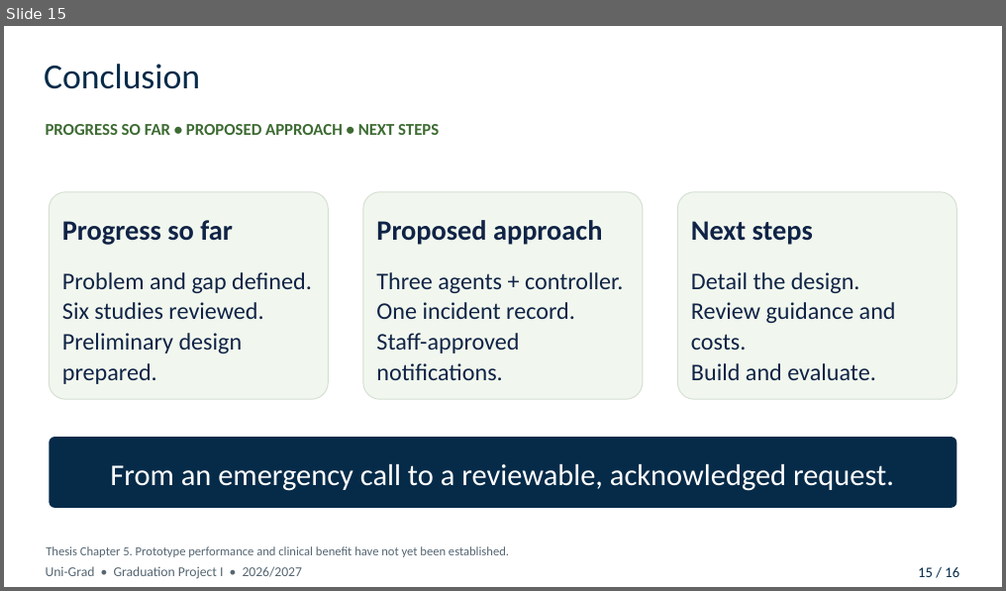
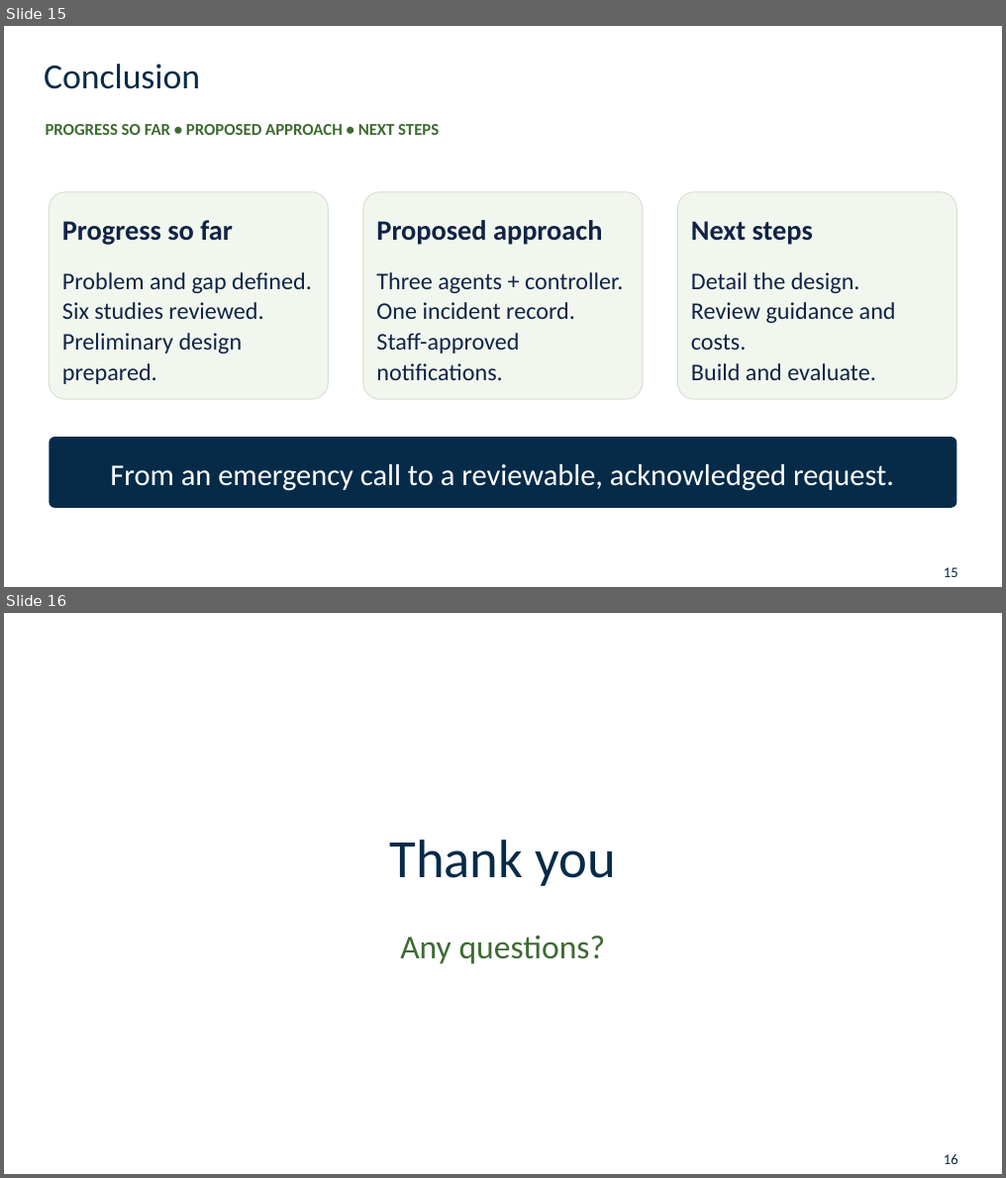
Before and after one commit to 3bdoo04/Uni-Grad, a slide deck: Review/Presentation/Uni-Grad - Midterm Presentation.pptx. Shown one above the other, each under a label of ours: slide 15 before the commit, slides 15 and 16 after it. The pictures are 1006x591 and 1006x1178 pixels, drawn with LibreOffice and Linux fonts; fonts in the diff are those of the drawing; background and template pictures are left out. Boxes give left, top, right and bottom in pixels: in the first picture for what was removed or moved away, otherwise in the second. Text is boxed around its words. In the diff, an @@ line names an element or a change of style, - is before the commit and + after.

```diff
--- a/Review/Presentation/Uni-Grad - Midterm Presentation.pptx
+++ b/Review/Presentation/Uni-Grad - Midterm Presentation.pptx
@@ slide 16 added at (4,613,1002,1174), background #FFFFFF @@
@@ rectangle added at (453,731,1002,766), fill #FFFFFF @@
@@ text added at (390,840,616,886), 52 pt, text #062B49 @@
+Thank you
@@ text added at (400,936,606,964), 32 pt, text #3D6B32 @@
+Any questions?
@@ text added at (944,1155,958,1164), 14 pt, text #062B49 @@
+16
@@ slide 15 changed as well @@
@@ text removed at (46,547,509,558) @@
-Thesis Chapter 5. Prototype performance and clinical benefit have not yet been established.
@@ text removed at (46,567,303,579) @@
-Uni-Grad • Graduation Project I • 2026/2027
@@ text at (944,568,958,577): text changed @@
-15 / 16
+15
```
Also in this commit, not shown: 10 other slides changed, 4 other slides added, 9 slides removed, 16 other files.
